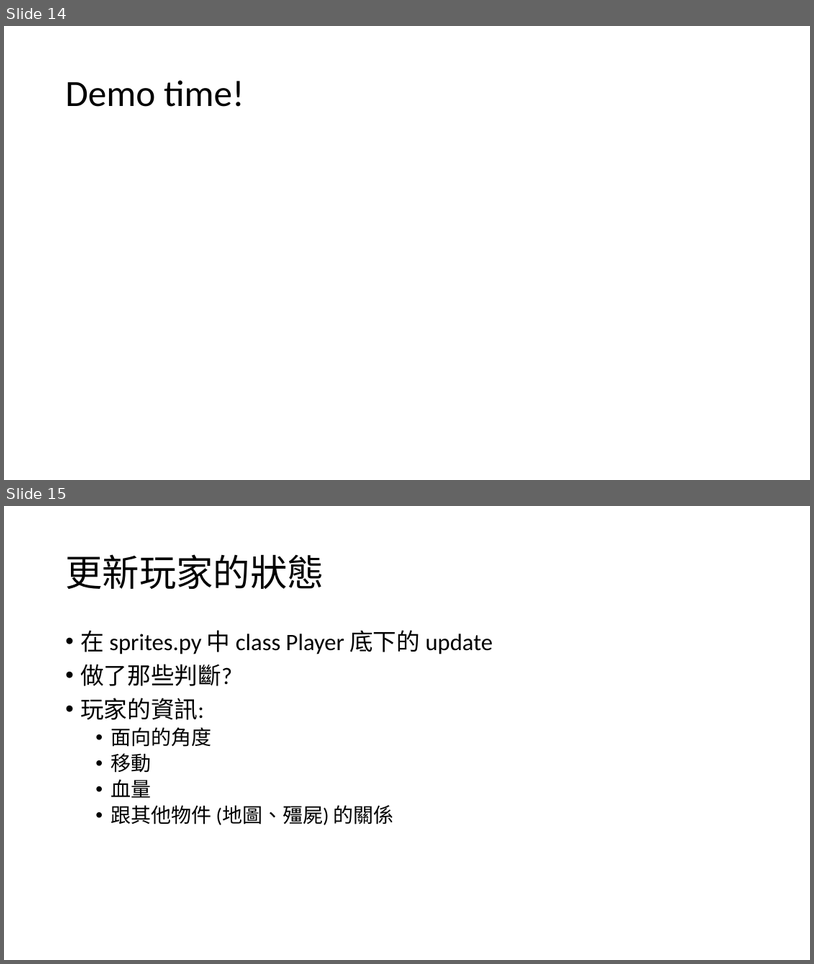
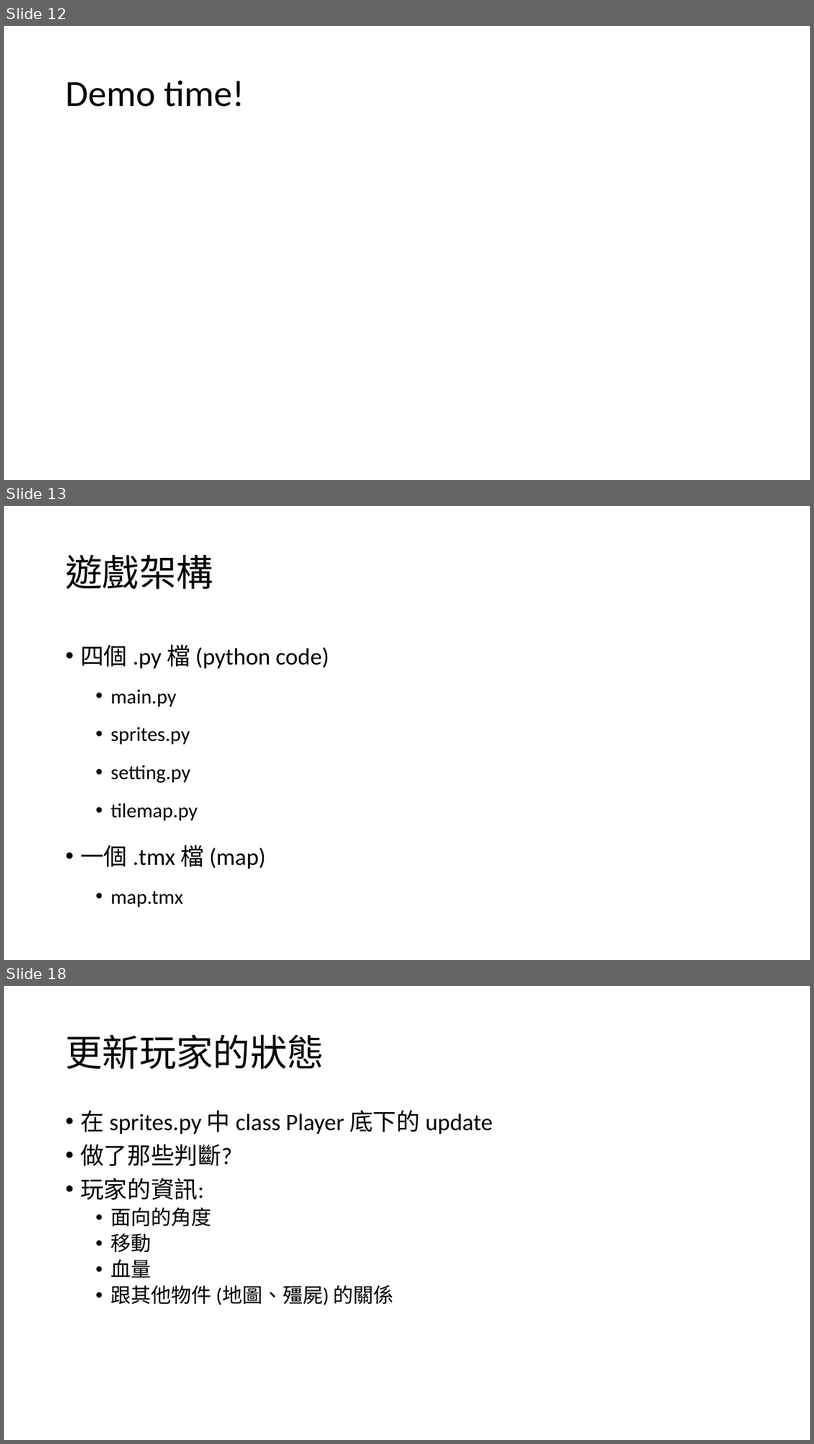
Before and after one commit to cmpss92140/EECS_SUMMER_CAMP, a slide deck: 2018電資營_資工實作_game.pptx. Shown one above the other, each under a label of ours: slides 14 and 15 before the commit, slides 12, 13 and 18 after it; the slides between them are not shown. The pictures are 814x964 and 814x1444 pixels, drawn with LibreOffice and Linux fonts; fonts in the diff are those of the drawing. Boxes give left, top, right and bottom in pixels: in the first picture for what was removed or moved away, otherwise in the second. Text is boxed around its words. In the diff, an @@ line names an element or a change of style, - is before the commit and + after.

```diff
--- a/2018電資營_資工實作_game.pptx
+++ b/2018電資營_資工實作_game.pptx
@@ slide 13 added at (4,506,810,960), background #FFFFFF @@
@@ title added at (65,554,213,589), 44 pt, text #000000 @@
+遊戲架構
@@ text added at (80,644,329,907), 24 pt, text #000000 @@
+• 四個 .py 檔 (python code)
+  • main.py
+  • sprites.py
+  • setting.py
+  • tilemap.py
+• 一個 .tmx 檔 (map)
+  • map.tmx
@@ what was slide 14 is now slide 12 @@
@@ what was slide 15 is now slide 18 @@
```
Also in this commit, not shown: 3 slides changed, 4 other slides added, 4 other files.
